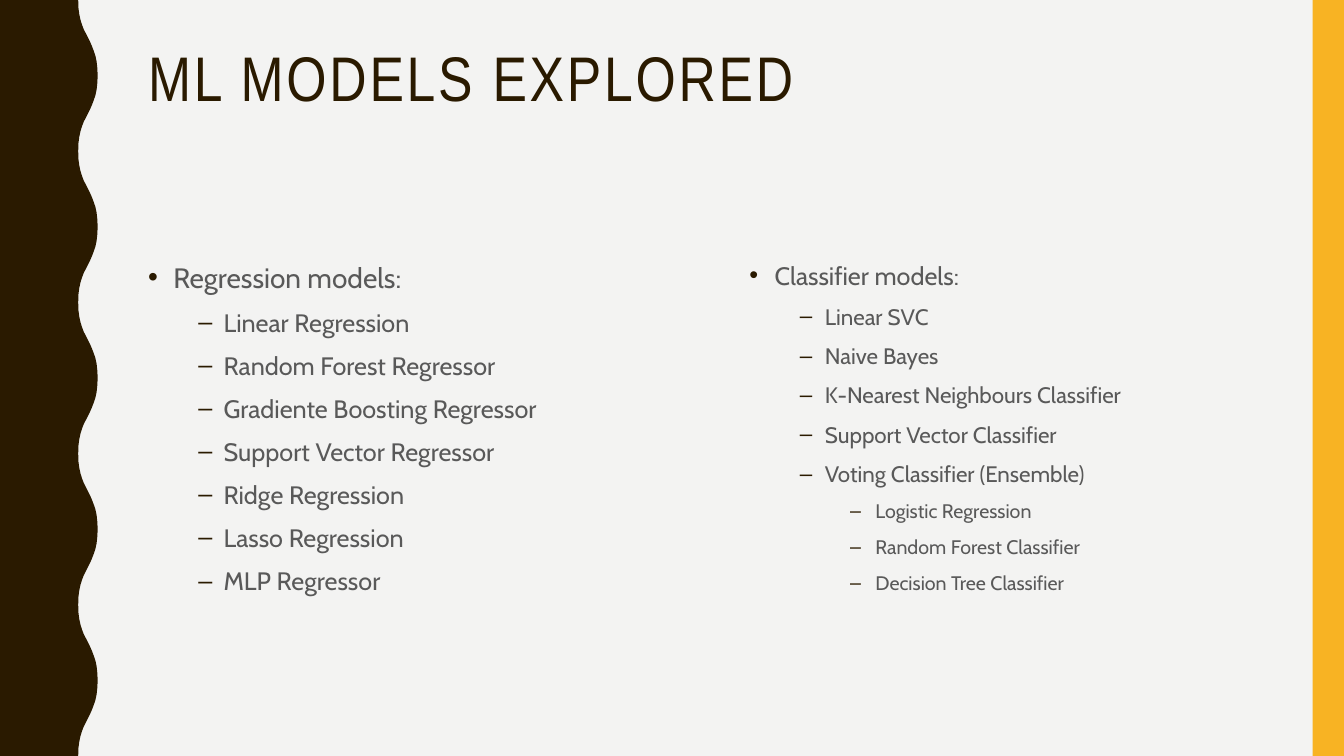
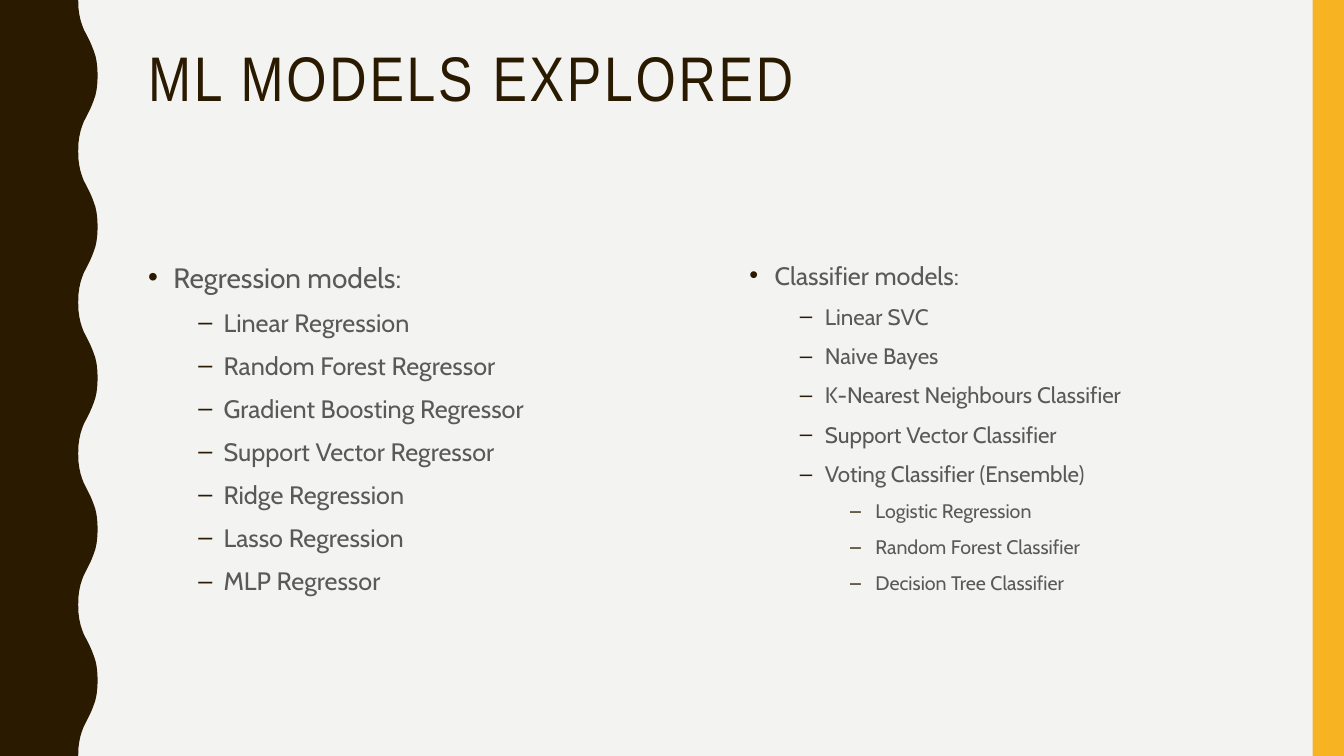
Before and after one commit to afs202005277/AC, a slide deck: slide 24 of ppt projeto.pptx. Drawn at 1344x756 pixels with LibreOffice and Linux fonts; fonts in the diff are those of the drawing. Boxes give left, top, right and bottom in pixels: in the first picture for what was removed or moved away, otherwise in the second. Text is boxed around its words. In the diff, an @@ line names an element or a change of style, - is before the commit and + after.

```diff
--- a/ppt projeto.pptx
+++ b/ppt projeto.pptx
@@ text at (224, 399, 524, 424): text changed @@
-  – Gradiente Boosting Regressor
+  – Gradient Boosting Regressor
```
Also in this commit, not shown: 6 other slides changed, 1 other file.
